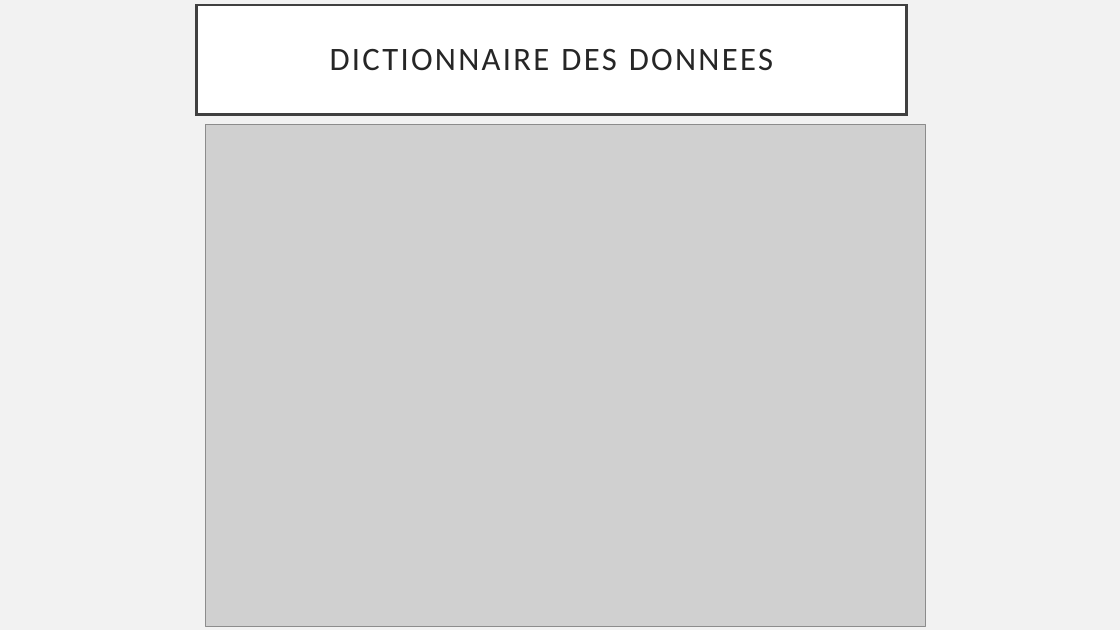
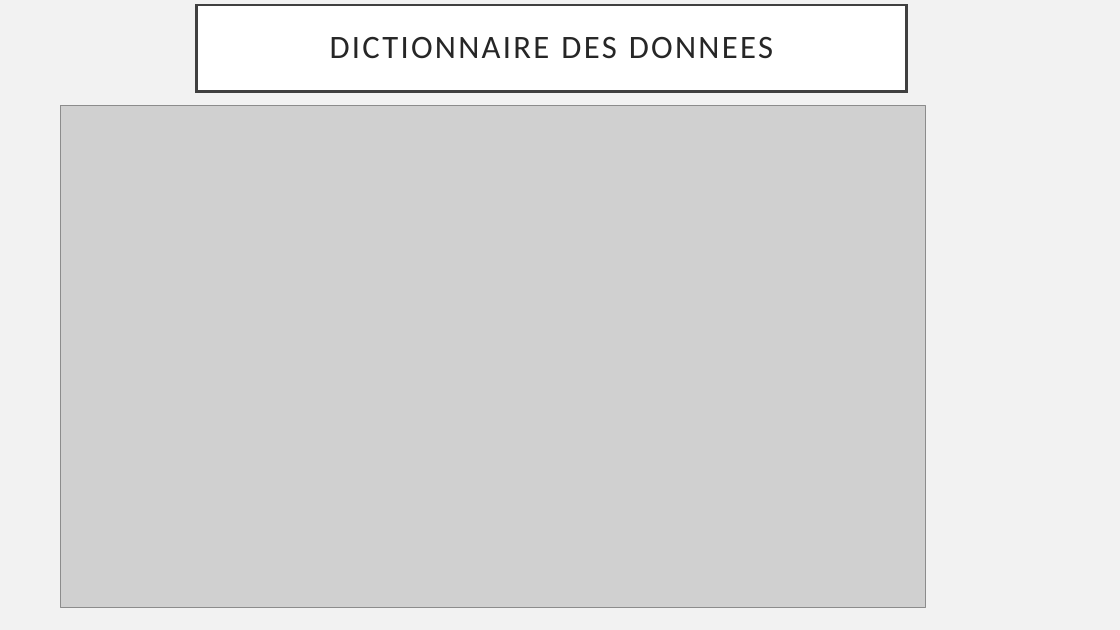
Before and after one commit to massiresogore/seminaire, a slide deck: slide 4 of conception/presentation/Presentation.pptx. Drawn at 1120x630 pixels with LibreOffice and Linux fonts; fonts in the diff are those of the drawing; grey boxes stand for pictures. Boxes give left, top, right and bottom in pixels: in the first picture for what was removed or moved away, otherwise in the second. Text is boxed around its words. In the diff, an @@ line names an element or a change of style, - is before the commit and + after.

Commit message:
mise à jour presentation

```diff
--- a/conception/presentation/Presentation.pptx
+++ b/conception/presentation/Presentation.pptx
@@ title "DICTIONNAIRE DES DONNEES": place and size @@
-title "DICTIONNAIRE DES DONNEES" at (197,5,907,114)
+title "DICTIONNAIRE DES DONNEES" at (197,5,907,92)
@@ picture: place and size @@
-picture at (206,125,925,628)
+picture at (60,106,925,607)
```
Also in this commit, not shown: 1 other file.
